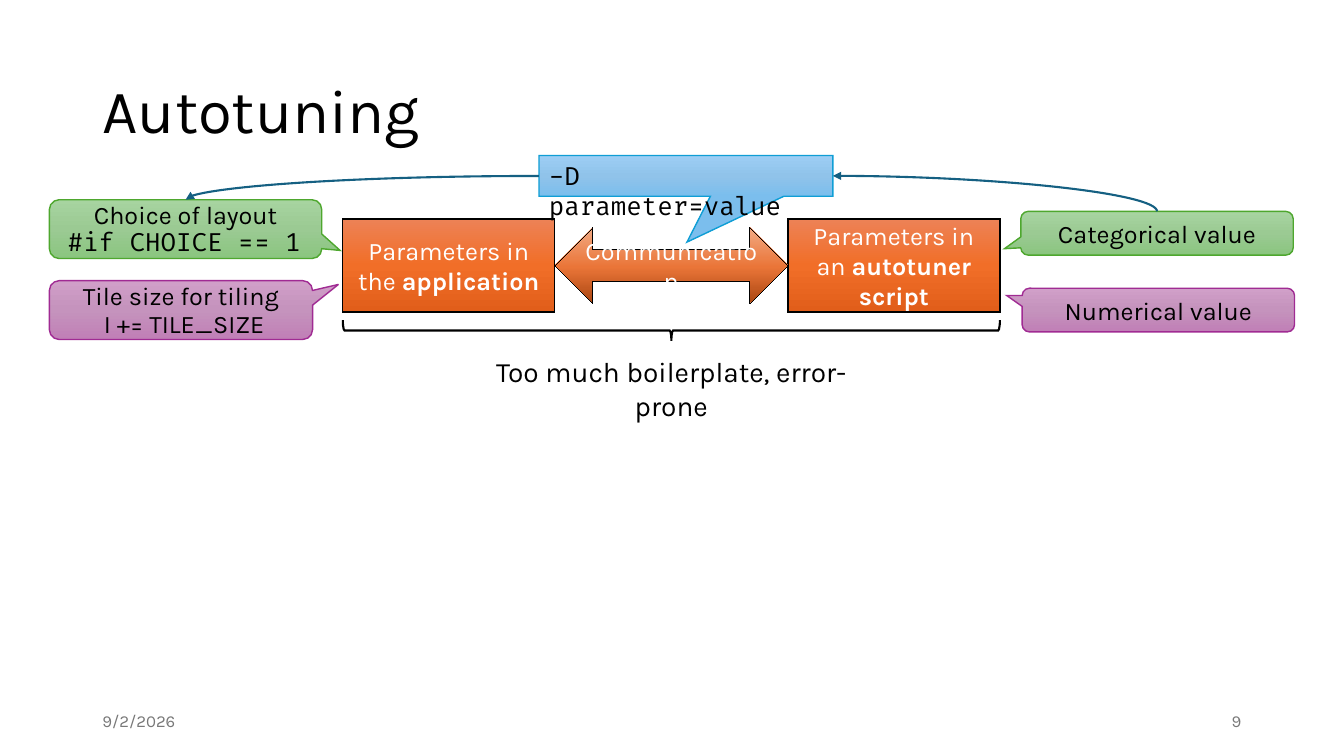
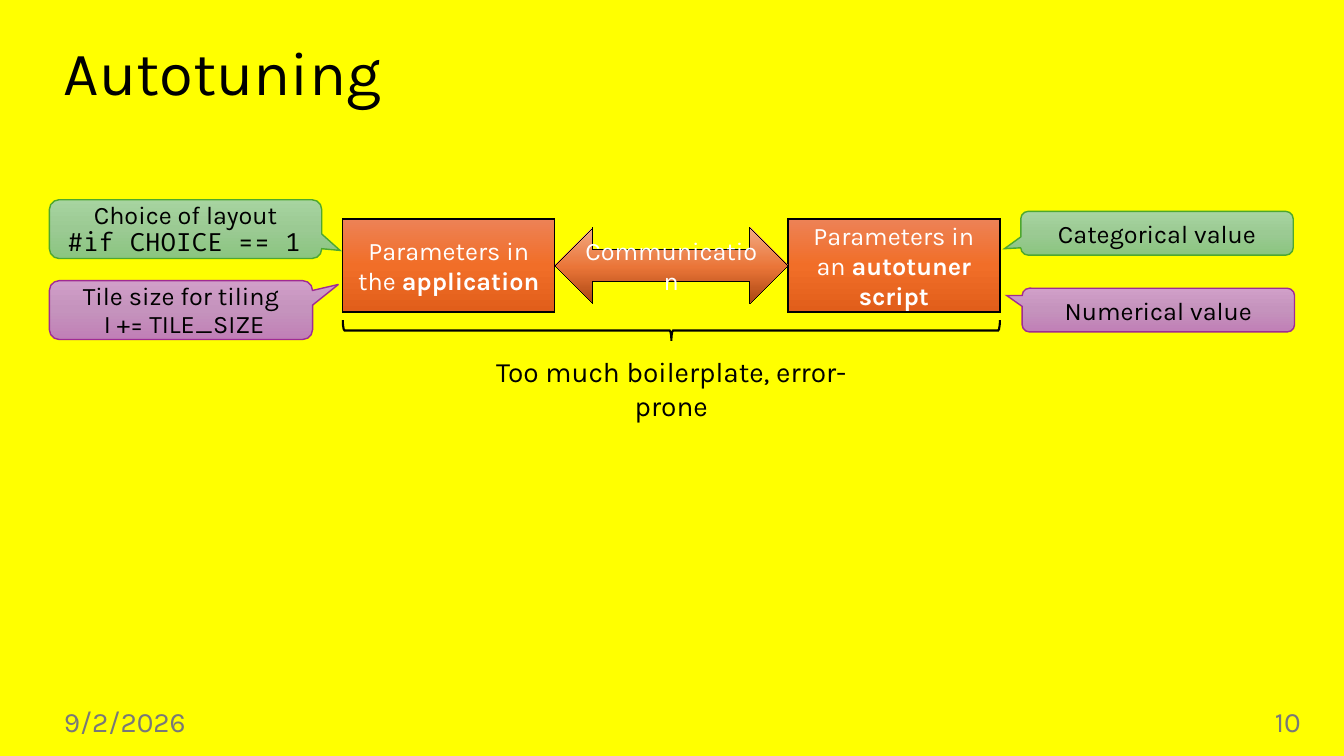
Before and after one commit to jiriklepl/phd-thesis, a slide deck: slide 10 of slides/Optimizing Memory Layouts and Traversal Orders in High-Performance Computing.pptx (slide 9 before the commit). Drawn at 1344x756 pixels with LibreOffice and Linux fonts; fonts in the diff are those of the drawing. Boxes give left, top, right and bottom in pixels: in the first picture for what was removed or moved away, otherwise in the second. Text is boxed around its words. In the diff, an @@ line names an element or a change of style, - is before the commit and + after.

```diff
--- a/slides/Optimizing Memory Layouts and Traversal Orders in High-Performance Computing.pptx
+++ b/slides/Optimizing Memory Layouts and Traversal Orders in High-Performance Computing.pptx
@@ background #FFFFFF to #FFFF00 @@
@@ title "Autotuning": place and size @@
-title "Autotuning" at <box>102,90,419,148</box>
+title "Autotuning" at <box>64,52,381,110</box>
@@ curved arrow removed from (539, 176) to (186, 200) @@
@@ speech box removed at <box>539,155,834,196</box> @@
--D parameter=value
@@ curved arrow removed from (1157, 212) to (833, 176) @@
@@ text "9/2/2026": place and size @@
-text "9/2/2026" at <box>102,715,175,728</box>
+text "9/2/2026" at <box>64,711,186,734</box>
@@ text "9/2/2026" at <box>64,711,186,734</box>: size 12 to 20 pt @@
@@ page number at <box>1275,714,1301,733</box>: text changed; size 12 to 20 pt @@
-9
+10
```
Also in this commit, not shown: 37 other slides changed, 1 slide added.
